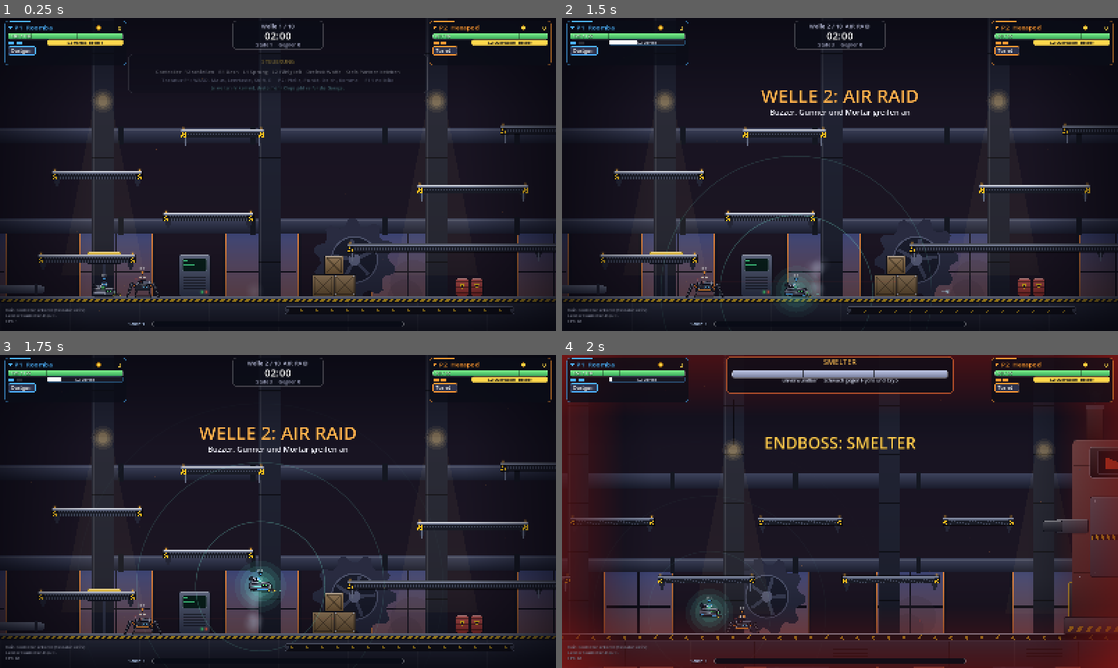
Above: before the commit, frames 1-4 (two rows, left to right).
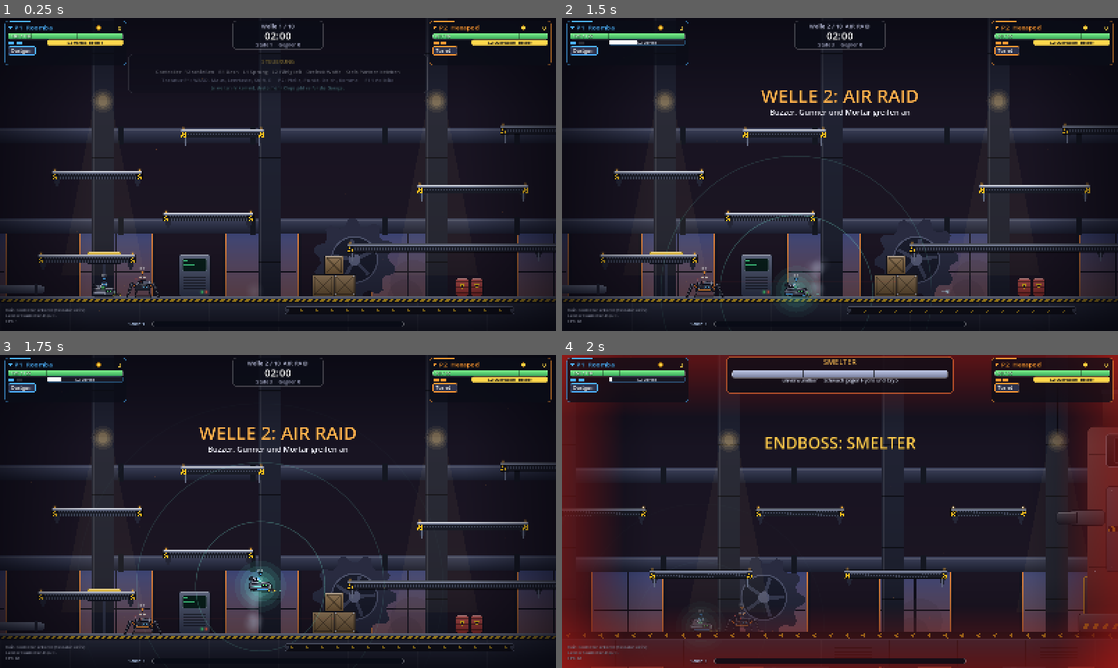
Above: after the commit, the same moments.

Repository: BearsinK/Ares
Game: Godot game, scene res://tests/regression_test.tscn
The game is run twice, just before and just after one commit, with the same random seed, the same clock (stepped at 60 frames per second) and the same inputs. This scene is started directly instead of the project's main scene.
Inputs (mouse positions are in pixels of both pictures, inside the frame that each line leads up to):
- Up to frame 1 (0.25 s): no input
- Up to frame 2 (1.5 s): tap Enter (p1_confirm) at 0.5, 1.35 s; move the mouse to (962, 158) at 0.52 s; hold D (p1_right) from 0.53 s (still down); tap E (p1_ability) at 0.6 s; click (962, 158) at 0.67 s; tap Space (p1_jump) at 0.77, 1.07 s; move the mouse to (728, 190) at 1.27 s
- Up to frame 3 (1.75 s): keep holding D (p1_right); tap Space (p1_jump) at 1.52 s
- Up to frame 4 (2 s): keep holding D (p1_right); tap Space (p1_jump) at 1.82 s

Frames 1-3 are identical in both runs. In frame 4, 15% of the frame differs, in the area x 0-100%, y 0-100%.

Commit message:
Gegner-Politur: Spawn-Animation, Gangwippen, Neigung, Zucken, Landestauchung, Muendungsblitze, Schlagbogen, Schaden-Rauch, Truemmerteile beim Tod, Pose-Tafel
Co-Authored-By: Claude Sonnet 5.5 <noreply@anthropic.com>
Claude-Session: https://claude.ai/code/session_01LWfhWxkDekTWkUA5NKCt1X

Diff:
--- a/scripts/art/robot_art.gd
+++ b/scripts/art/robot_art.gd
@@ -724,7 +724,20 @@
 
 static func draw_enemy(c: CanvasItem, kind: String, s: Dictionary, offset := Vector2.ZERO, zoom := 1.0) -> void:
 	var facing: float = s.facing
-	c.draw_set_transform(offset, 0.0, Vector2(facing * zoom, zoom))
+	var hurt := float(s.get("hurt", 0.0))
+	var vx := float(s.get("vx", 0.0))
+	var flying := kind == "flyer"
+	var grounded := bool(s.get("grounded", true)) and not flying
+	# Neigung mit der Fahrt (Flieger staerker), Zurueckzucken bei Treffern.
+	var tilt := clampf(vx / 900.0, -0.12, 0.12) * (2.0 if flying else 1.0) - facing * hurt * 0.16
+	var squash: Vector2 = s.get("squash", Vector2.ONE)
+	var foot := float(s.get("foot", 14.0))
+	var pivot := Vector2(0.0, foot * zoom * (1.0 - squash.y)) if not flying else Vector2.ZERO
+	# Gangwippen und Stoss nach hinten beim Treffer.
+	var speed_factor := clampf(absf(vx) / 150.0, 0.0, 1.0) if grounded else 0.0
+	var step := absf(sin(float(s.get("walk", 0.0)) * 0.5)) * 1.4 * speed_factor * zoom
+	var hit_shift := Vector2(-facing * 3.0 * hurt, 0.0) * zoom
+	c.draw_set_transform(offset + pivot + hit_shift + Vector2(0.0, -step), tilt, Vector2(facing * zoom * squash.x, zoom * squash.y))
 	match kind:
 		"walker":
 			_walker(c, s)
@@ -738,7 +751,30 @@
 			_charger(c, s)
 		"mortar":
 			_mortar(c, s)
+	# Schwer beschaedigt: Rauch und Funken.
+	var low := 1.0 - clampf(float(s.get("hp_frac", 1.0)) / 0.35, 0.0, 1.0)
+	if low > 0.0:
+		var t := float(s.t)
+		for k in 2:
+			var life := fposmod(t * 1.1 + k * 0.5, 1.0)
+			c.draw_circle(Vector2(sin(t * 3.0 + k) * 3.0, -foot * 0.6 - life * 16.0), 2.0 + life * 3.5, Color(0.2, 0.2, 0.23, 0.5 * (1.0 - life) * low))
+		if low > 0.4 and fmod(t + float(s.get("walk", 0.0)) * 0.01, 0.9) < 0.07:
+			var spark_at := Vector2(foot * 0.3, -foot * 0.4)
+			c.draw_line(spark_at, spark_at + Vector2(5, -4), Color(1.0, 0.85, 0.4), 1.5, true)
+			c.draw_line(spark_at + Vector2(5, -4), spark_at + Vector2(3, 1), Color(1.0, 0.85, 0.4), 1.5, true)
 	c.draw_set_transform(Vector2.ZERO, 0.0, Vector2.ONE)
+
+
+## Muendungsblitz: Stern an einem Punkt (lokale Koordinaten), fire 0 bis 1.
+static func _flash_star(c: CanvasItem, at: Vector2, fire: float, color: Color) -> void:
+	if fire <= 0.3:
+		return
+	var star := PackedVector2Array()
+	var rot := randf() * TAU
+	for k in 8:
+		var ang := rot + k * TAU / 8.0
+		star.append(at + Vector2(cos(ang), sin(ang)) * (7.0 if k % 2 == 0 else 2.5) * fire)
+	c.draw_colored_polygon(star, color)
 
 
 static func _tint(color: Color, s: Dictionary) -> Color:
@@ -777,6 +813,9 @@
 	Art.bar(c, hand, tip, 3.0, _tint(Color(0.9, 0.3, 0.25), s))
 	if windup >= 0.0:
 		Art.glow(c, tip, 7.0 + 6.0 * windup, Color(1.0, 0.3, 0.2))
+	if bool(s.slam):
+		# Schlagbogen des Stocks.
+		c.draw_arc(shoulder, 21.0, -1.9, 1.5, 12, Color(1.0, 0.9, 0.7, 0.75), 2.5, true)
 
 
 static func _shooter(c: CanvasItem, s: Dictionary) -> void:
@@ -793,13 +832,15 @@
 	Art.panel(c, Rect2(-10, -9, 20, 17), body, 7.0)
 	Art.rrect(c, Rect2(-10, 1, 20, 3), _tint(Color(1.0, 0.65, 0.15), s), 1.0)
 	var aim_local := Vector2(float(s.aim.x) * float(s.facing), float(s.aim.y))
-	var barrel_tip := Vector2(0, -2) + aim_local * 19.0
+	var fire := float(s.get("fire", 0.0))
+	var barrel_tip := Vector2(0, -2) + aim_local * (19.0 - 4.0 * fire)
 	Art.bar(c, Vector2(0, -2), barrel_tip, 5.0, _tint(Color(0.35, 0.36, 0.46), s))
 	var lens := Color(1.0, 0.25 + 0.4 * (1.0 - maxf(windup, 0.0)), 0.2)
 	Art.disc(c, Vector2(3, -4), 4.5, Color(0.1, 0.05, 0.08))
 	Art.led(c, Vector2(3, -4), 3.0, lens, true)
 	if windup >= 0.0:
 		Art.glow(c, barrel_tip, 8.0 + 8.0 * windup, Color(1.0, 0.3, 0.3))
+	_flash_star(c, barrel_tip + aim_local * 3.0, fire, Color(1.0, 0.6, 0.3, 0.9))
 	c.draw_line(Vector2(-6, -9), Vector2(-8, -14), Color(0.6, 0.6, 0.7), 1.5, true)
 	Art.led(c, Vector2(-8, -14), 1.3, Color(1.0, 0.3, 0.2), fmod(t, 1.0) < 0.5)
 
@@ -824,9 +865,10 @@
 	Art.disc(c, Vector2(5, -0.5), 3.8, Color(0.08, 0.04, 0.06))
 	Art.led(c, Vector2(5, -0.5), 2.6, Color(1.0, 0.25 + 0.5 * (1.0 - maxf(windup, 0.0)), 0.15), true)
 	Art.glow(c, Vector2(-1, 9), 6.0 + sin(t * 30.0) * 1.5, Color(0.5, 0.8, 1.0))
+	var aim_local := Vector2(float(s.aim.x) * float(s.facing), float(s.aim.y))
 	if windup >= 0.0:
-		var aim_local := Vector2(float(s.aim.x) * float(s.facing), float(s.aim.y))
 		Art.glow(c, aim_local * 12.0, 7.0 + 6.0 * windup, Color(1.0, 0.3, 0.3))
+	_flash_star(c, aim_local * 14.0, float(s.get("fire", 0.0)), Color(1.0, 0.6, 0.3, 0.9))
 
 
 static func _charger(c: CanvasItem, s: Dictionary) -> void:
@@ -891,6 +933,8 @@
 	var recoil := 0.0
 	if windup >= 0.0:
 		recoil = -4.0 * sin(windup * PI)
+	var fire := float(s.get("fire", 0.0))
+	recoil -= 6.0 * fire
 	var dir := Vector2(cos(angle), sin(angle))
 	var pivot := Vector2(4, -3)
 	var tip := pivot + dir * (24.0 + recoil)
@@ -898,6 +942,11 @@
 	Art.bar(c, tip - dir * 4.0, tip, 10.0, dark)
 	if windup >= 0.0:
 		Art.glow(c, tip, 10.0 + 12.0 * windup, Color(1.0, 0.55, 0.25))
+	if fire > 0.0:
+		_flash_star(c, tip + dir * 4.0, fire, Color(1.0, 0.7, 0.3, 0.9))
+		for k in 3:
+			var life := 1.0 - fire
+			c.draw_circle(tip + dir * (6.0 + life * 10.0) + Vector2((k - 1) * 4.0 * life, -life * 12.0), 3.0 + life * 6.0, Color(0.75, 0.75, 0.8, 0.5 * fire))
 	# Rumpf mit Kopf.
 	Art.panel(c, Rect2(-14, -9, 26, 17), body, 6.0)
 	Art.rrect(c, Rect2(-14, 1, 26, 3), _tint(Color(1.0, 0.65, 0.15), s), 1.0)
--- a/scripts/game/enemy.gd
+++ b/scripts/game/enemy.gd
@@ -53,6 +53,11 @@
 var _elite_timer := 2.0
 var _elite_warn := 0.0
 var _charge_hit: Array[Player] = []
+var _hurt_time := 0.0
+var _fire_flash := 0.0
+var _squash := 0.0
+var _fall_speed := 0.0
+var _was_grounded := false
 
 
 func setup(new_kind: String, hp_scale: float, new_damage_scale: float, new_players: Array[Player], new_elite := false, new_elite_kind := "") -> void:
@@ -116,6 +121,7 @@
 			Sfx.play("freeze")
 	hp -= amount
 	_flash = 0.08
+	_hurt_time = 0.25
 	velocity += direction * 140.0 * float(data.knockback)
 	Sfx.play("hit")
 	if Fx.instance:
@@ -137,14 +143,33 @@
 	Sfx.play("kill")
 	if Fx.instance:
 		Fx.instance.spark(global_position, data.color, 36 if elite else 14, 520.0 if elite else 380.0)
+		_spawn_gibs()
 		if elite:
 			Fx.instance.explosion(global_position, 90.0, Color(1.0, 0.85, 0.3))
 	died.emit(self)
 	queue_free()
 
 
+## Truemmer beim Tod: Platten in Gegnerfarbe, Raeder und Schrauben fliegen davon.
+func _spawn_gibs() -> void:
+	if not on_screen or Fx.instance == null:
+		return
+	var r := radius()
+	var plates := (7 if elite else 4) + (3 if kind == "brute" else 0)
+	for i in plates:
+		Fx.instance.gib(global_position, Color(data.color).darkened(randf_range(0.0, 0.35)), "plate", randf_range(0.5, 0.9) * r, 420.0 + r * 4.0)
+	if kind != "flyer":
+		for i in 2:
+			Fx.instance.gib(global_position + Vector2((i * 2 - 1) * r * 0.5, r * 0.4), Color.WHITE, "wheel", r * 0.8, 300.0)
+	for i in 5:
+		Fx.instance.gib(global_position, Color.WHITE, "bolt", 6.0, 500.0)
+
+
 func _physics_process(delta: float) -> void:
 	_time += delta
+	_hurt_time = maxf(0.0, _hurt_time - delta)
+	_fire_flash = maxf(0.0, _fire_flash - delta * 5.0)
+	_squash = maxf(0.0, _squash - delta * 6.0)
 	_flash = maxf(0.0, _flash - delta)
 	_slam_flash = maxf(0.0, _slam_flash - delta)
 	_cooldown = maxf(0.0, _cooldown - delta)
@@ -170,7 +195,16 @@
 	_apply_separation(delta)
 	_update_attack(delta)
 	_update_elite(delta)
+	if not is_on_floor():
+		_fall_speed = maxf(_fall_speed, velocity.y)
 	move_and_slide()
+	if is_on_floor() and not _was_grounded and _fall_speed > 350.0 and data.movement == "ground":
+		_squash = clampf(_fall_speed / 900.0, 0.3, 1.0)
+		if Fx.instance and on_screen:
+			Fx.instance.spark(global_position + Vector2(0.0, radius()), Color(0.75, 0.77, 0.82, 0.7), 3, 120.0)
+	if is_on_floor():
+		_fall_speed = 0.0
+	_was_grounded = is_on_floor()
 	_maybe_redraw()
 
 
@@ -360,6 +394,8 @@
 		_state = State.COOLDOWN
 		_cooldown = float(data.cooldown)
 		velocity.x *= 0.2
+		if Fx.instance and on_screen:
+			Fx.instance.spark(global_position + Vector2(_charge_dir * radius() * 0.6, radius() * 0.9), Color(0.8, 0.78, 0.72, 0.8), 8, 220.0)
 
 
 func _execute_attack() -> void:
@@ -370,10 +406,12 @@
 		var lead := _target.velocity * 0.35 if _target != null else Vector2.ZERO
 		var spot := (_target.global_position if _target != null else global_position + _aim * 300.0) + Vector2(lead.x, 0.0)
 		strike_requested.emit(self, spot, float(data.strike_radius), float(data.strike_delay), damage)
+		_fire_flash = 1.0
 		return
 	if data.attack == "ranged":
 		Sfx.play("enemy_shoot")
 		fire_projectile.emit(self, global_position + _aim * (radius() + 6.0), _aim, float(data.projectile_speed), damage)
+		_fire_flash = 1.0
 		return
 
 	_slam_flash = 0.12
@@ -401,10 +439,14 @@
 	var charging := _state == State.CHARGE
 	if elite:
 		_draw_elite_aura(r)
+	var grow := 1.0 - pow(1.0 - clampf(_time / 0.3, 0.0, 1.0), 3.0)
 	RobotArt.draw_enemy(self, kind, {
 		"facing": _facing, "aim": _aim, "t": _time, "walk": _walk_phase,
 		"flash": _flash > 0.0, "windup": windup, "slam": _slam_flash > 0.0 or charging,
-	}, Vector2.ZERO, body_scale)
+		"vx": velocity.x, "grounded": is_on_floor(), "hurt": _hurt_time / 0.25, "fire": _fire_flash,
+		"hp_frac": hp / max_hp, "foot": float(data.radius),
+		"squash": Vector2(1.0 + 0.2 * _squash, 1.0 - 0.24 * _squash),
+	}, Vector2.ZERO, body_scale * maxf(grow, 0.05))
 	if elite:
 		_draw_crown(r)
 	if elite or (hp < max_hp and (kind == "brute" or hp < max_hp * 0.99)):
--- a/scripts/game/fx.gd
+++ b/scripts/game/fx.gd
@@ -8,6 +8,8 @@
 ## Letzte Instanz, damit Gegner und Pickups Effekte ohne feste Verdrahtung erzeugen koennen.
 static var instance: Fx = null
 
+## Hoehe des Bodens fuer Truemmerteile (wird von der Hauptszene gesetzt).
+var floor_y := 1250.0
 var _items: Array[Dictionary] = []
 
 
@@ -39,6 +41,19 @@
 		})
 
 
+## Truemmerteil eines zerstoerten Roboters. shape: plate, wheel oder bolt.
+func gib(pos: Vector2, color: Color, shape: String, size: float, speed: float) -> void:
+	if _items.size() >= MAX_ITEMS - 40:
+		return
+	var angle := randf_range(-PI * 0.95, -PI * 0.05)
+	var life := randf_range(0.9, 1.5)
+	_items.append({
+		"type": "gib", "pos": pos, "vel": Vector2(cos(angle), sin(angle)) * randf_range(0.4, 1.0) * speed,
+		"rot": randf() * TAU, "spin": randf_range(-14.0, 14.0), "t": life, "max": life, "color": color,
+		"shape": shape, "size": size,
+	})
+
+
 func muzzle(pos: Vector2, dir: Vector2, color: Color) -> void:
 	_items.append({"type": "muzzle", "pos": pos, "dir": dir, "t": 0.06, "max": 0.06, "color": color})
 
@@ -64,6 +79,16 @@
 			item.vel *= 0.9
 		elif item.type == "number":
 			item.pos.y -= 70.0 * delta
+		elif item.type == "gib":
+			item.vel.y += 1800.0 * delta
+			item.pos += item.vel * delta
+			item.rot += item.spin * delta
+			var rest: float = floor_y - float(item.size) * 0.5
+			if item.pos.y > rest:
+				item.pos.y = rest
+				item.vel.y *= -0.35
+				item.vel.x *= 0.65
+				item.spin *= 0.5
 	_items = _items.filter(func(item: Dictionary) -> bool: return item.t > 0.0)
 	queue_redraw()
 
@@ -79,6 +104,24 @@
 			"number":
 				color.a = fade
 				draw_string(ThemeDB.fallback_font, item.pos, item.text, HORIZONTAL_ALIGNMENT_CENTER, -1, item.size, color)
+			"gib":
+				var alpha := clampf(fade * 3.0, 0.0, 1.0)
+				var size: float = item.size
+				var rot: float = item.rot
+				var axis := Vector2(cos(rot), sin(rot))
+				var side := axis.orthogonal()
+				match item.shape:
+					"wheel":
+						draw_circle(item.pos, size * 0.5, Color(0.12, 0.12, 0.16, alpha))
+						draw_line(item.pos - axis * size * 0.45, item.pos + axis * size * 0.45, Color(0.6, 0.55, 0.55, alpha), 1.5)
+					"bolt":
+						draw_circle(item.pos, size * 0.35, Color(0.75, 0.78, 0.85, alpha))
+					_:
+						var points := PackedVector2Array([item.pos + axis * size * 0.6 + side * size * 0.3, item.pos - axis * size * 0.6 + side * size * 0.3, item.pos - axis * size * 0.6 - side * size * 0.3, item.pos + axis * size * 0.6 - side * size * 0.3])
+						color.a = alpha
+						draw_colored_polygon(points, color)
+						points.append(points[0])
+						draw_polyline(points, Color(Art.OUTLINE, alpha), 1.5, true)
 			"muzzle":
 				color.a = fade
 				draw_circle(item.pos, 9.0, color)
--- a/scripts/game/main.gd
+++ b/scripts/game/main.gd
@@ -94,6 +94,7 @@
 	pickups = Node2D.new()
 	add_child(pickups)
 	fx = Fx.new()
+	fx.floor_y = FLOOR_Y
 	add_child(fx)
 	_spawn_players()
 	_setup_camera()
--- a/tests/pose_sheet.gd
+++ b/tests/pose_sheet.gd
@@ -52,6 +52,9 @@
 
 func _draw() -> void:
 	var cls := OS.get_environment("POSE_CLASS") if OS.get_environment("POSE_CLASS") != "" else "hexapod"
+	if cls == "enemies":
+		_draw_enemy_sheet()
+		return
 	if cls == "down":
 		_draw_down_sheet()
 		return
@@ -134,3 +137,30 @@
 			draw_line(Vector2(center.x - 150.0, floor_y), Vector2(center.x + 150.0, floor_y), Color(1, 1, 1, 0.25))
 			RobotArt.draw_player(self, classes[i], s, center, zoom)
 			draw_string(font, Vector2(center.x - 100.0, floor_y + 24.0), "%s %.1f" % [classes[i], amount], HORIZONTAL_ALIGNMENT_CENTER, 200.0, 18, Color.WHITE)
+
+
+## Alle Gegner in ihren Zustaenden: eine Zeile pro Typ.
+func _draw_enemy_sheet() -> void:
+	var font := ThemeDB.fallback_font
+	var states := [
+		["Idle", {}],
+		["Lauf", {"vx": 150.0, "walk": 2.0}],
+		["Vorwarnung", {"windup": 0.8}],
+		["Angriff", {"slam": true}],
+		["Schuss", {"fire": 1.0}],
+		["Treffer", {"hurt": 1.0, "flash": true}],
+		["Wenig Leben", {"hp_frac": 0.15}],
+		["Landung", {"squash": Vector2(1.2, 0.76)}],
+	]
+	var kinds := ["walker", "shooter", "flyer", "charger", "mortar", "brute"]
+	for row in kinds.size():
+		var data: Dictionary = EnemyTypes.get_type(kinds[row])
+		for col in states.size():
+			var s := {"facing": 1.0, "aim": Vector2(1, -0.2), "t": 1.3, "walk": 0.0, "flash": false, "windup": -1.0, "slam": false,
+				"vx": 0.0, "grounded": true, "hurt": 0.0, "fire": 0.0, "hp_frac": 1.0, "foot": float(data.radius), "squash": Vector2.ONE}
+			for key in states[col][1]:
+				s[key] = states[col][1][key]
+			var center := Vector2(110.0 + col * 195.0, 85.0 + row * 145.0)
+			RobotArt.draw_enemy(self, kinds[row], s, center, 2.0)
+			if row == 0:
+				draw_string(font, center + Vector2(-90, -60), states[col][0], HORIZONTAL_ALIGNMENT_CENTER, 180.0, 16, Color.WHITE)
--- a/tests/regression_test.gd
+++ b/tests/regression_test.gd
@@ -92,6 +92,23 @@
 	await _frames(60)
 	_check(get_tree().get_nodes_in_group("dash_ghosts").is_empty(), "Nachbilder verschwinden wieder")
 
+	# Gegner zerfallen beim Tod in Truemmerteile und zucken bei Treffern.
+	var victim: Enemy = main.director.spawn("walker", p1.global_position + Vector2(300.0, 0.0))
+	victim._cooldown = 99.0
+	await _frames(5)
+	victim.take_damage(1.0, p1, Vector2.RIGHT, "")
+	_check(victim._hurt_time > 0.2, "Treffer loest Zucken aus")
+	var gibs_before := 0
+	for item in Fx.instance._items:
+		if item.type == "gib":
+			gibs_before += 1
+	victim.take_damage(9999.0, p1, Vector2.RIGHT, "")
+	var gibs_after := 0
+	for item in Fx.instance._items:
+		if item.type == "gib":
+			gibs_after += 1
+	_check(gibs_after > gibs_before + 3, "Tod erzeugt Truemmerteile (%d)" % (gibs_after - gibs_before))
+
 	# Dash waehrend des Hakens verbraucht keine Ladung.
 	p1.hook_active = true
 	var charges := p1.dash_charges
Not shown, changed: README.md
